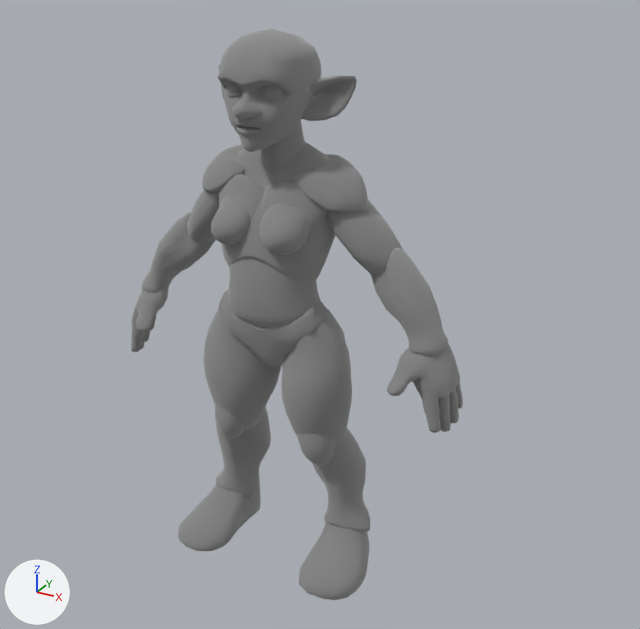
Two versions of the FBX model server-file/public/models/characters/GOBLIN_FEMALE/GOBLIN_FEMALE.fbx, one commit apart.
The view is the same before and after, from a 50 mm camera at (1.391, -2.286, 2.054) aimed at (0.125, 0.016, 0.903). Lighting does not change. The marker at lower left points along +X, +Y and +Z.

Script lines for the objects in view, before the commit:
```python
me_meshes = bpy.data.meshes.new('meshes')
me_meshes.from_pydata(...)  # 6688 vertices, 6660 faces; spans x -0.62..0.62, y -0.26..0.14, z 0.0..1.79
me_meshes.materials.append(mat_meshes)  # grey #bcbcbc
ob_goblinfemale = bpy.data.objects.new('GoblinFemale', me_meshes)
ob_goblinfemale.location = (0.0, 0.0, 0.0)
```
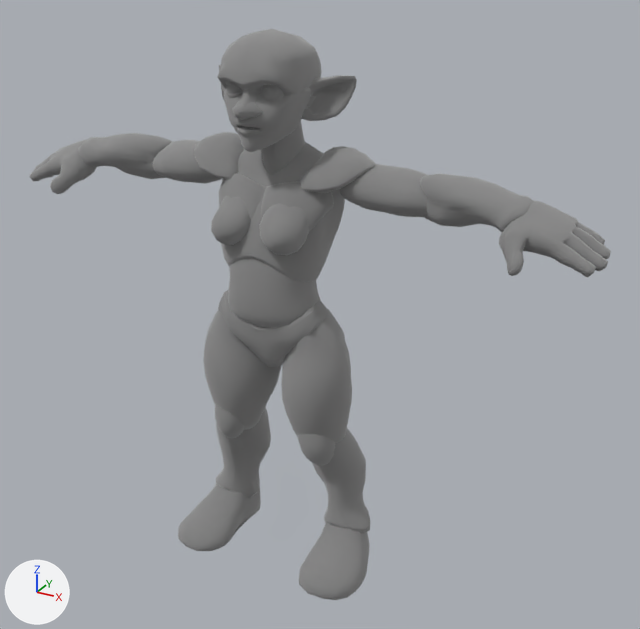
Boxes [x1, y1, x2, y2] around the edits, measured in the pictures (640 x 629 px; the box of a moved part takes in the faces that stretch with it):
'GoblinFemale', reshaped (75% wider): before [131, 29, 463, 600]; after [30, 29, 611, 600]
part 1 of me_meshes, moved or reshaped: before [187, 189, 219, 243]; after [153, 140, 222, 184]
part 2 of me_meshes, moved or reshaped: before [141, 213, 216, 293]; after [78, 133, 172, 179]
part 3 of me_meshes, moved or reshaped: before [131, 287, 169, 352]; after [30, 139, 96, 194]
part 4 of me_meshes, moved or reshaped: before [325, 200, 403, 277]; after [339, 164, 428, 217]
part 5 of me_meshes, moved or reshaped: before [371, 248, 448, 357]; after [420, 173, 535, 232]
part 6 of me_meshes, moved or reshaped: before [387, 344, 463, 433]; after [499, 201, 611, 277]
part 7 of me_meshes, moved or reshaped: before [202, 145, 368, 213]; after [194, 132, 376, 193]

Diff of the bpy script that builds the scene:
```diff
--- a/server-file/public/models/characters/GOBLIN_FEMALE/GOBLIN_FEMALE.fbx.py
+++ b/server-file/public/models/characters/GOBLIN_FEMALE/GOBLIN_FEMALE.fbx.py
@@ me_meshes @@
 # used by ob_goblinfemale; location = (0.0, 0.0, 0.0)
-me_meshes.from_pydata(...)  # 6688 vertices, 6660 faces; spans x -0.62..0.62, y -0.26..0.14, z 0.0..1.79
+me_meshes.from_pydata(...)  # 6688 vertices, 6660 faces; spans x -1.0..1.0, y -0.26..0.14, z 0.0..1.79
+# me_meshes part 1: the loose piece of 194 vertices spanning x -0.4..-0.15, y -0.06..0.11, z 1.06..1.35 is turned 44.1 degrees about the y axis through its middle, then moved by (-0.08, 0.0, 0.15)
+# me_meshes part 2: the loose piece of 210 vertices spanning x -0.57..-0.29, y -0.08..0.1, z 0.86..1.17 is turned 52.3 degrees about the y axis through its middle, then moved by (-0.17, 0.0, 0.33)
+# me_meshes part 3: the loose piece of 576 vertices spanning x -0.62..-0.44, y -0.18..0.05, z 0.64..0.9 is turned 52.3 degrees about the y axis through its middle, then moved by (-0.32, 0.0, 0.5)
+# me_meshes part 4: the loose piece of 194 vertices spanning x 0.15..0.4, y -0.06..0.11, z 1.06..1.35 is turned -44.1 degrees about the y axis through its middle, then moved by (0.08, 0.0, 0.15)
+# me_meshes part 5: the loose piece of 210 vertices spanning x 0.29..0.57, y -0.08..0.1, z 0.86..1.17 is turned -52.3 degrees about the y axis through its middle, then moved by (0.17, 0.0, 0.33)
+# me_meshes part 6: the loose piece of 576 vertices spanning x 0.44..0.62, y -0.18..0.05, z 0.64..0.9 is turned -52.3 degrees about the y axis through its middle, then moved by (0.32, 0.0, 0.5)
+# me_meshes part 7: 10 vertices moved from x -0.16..0.16, y -0.05..0.04, z 1.31..1.37 to x -0.15..0.15, y -0.05..0.04, z 1.35..1.36; 182 vertices removed from x -0.29..0.29, y -0.1..0.11, z 1.28..1.42; 182 vertices added at x -0.31..0.31, y -0.1..0.11, z 1.33..1.46
 me_meshes.materials.append(mat_meshes)
```
